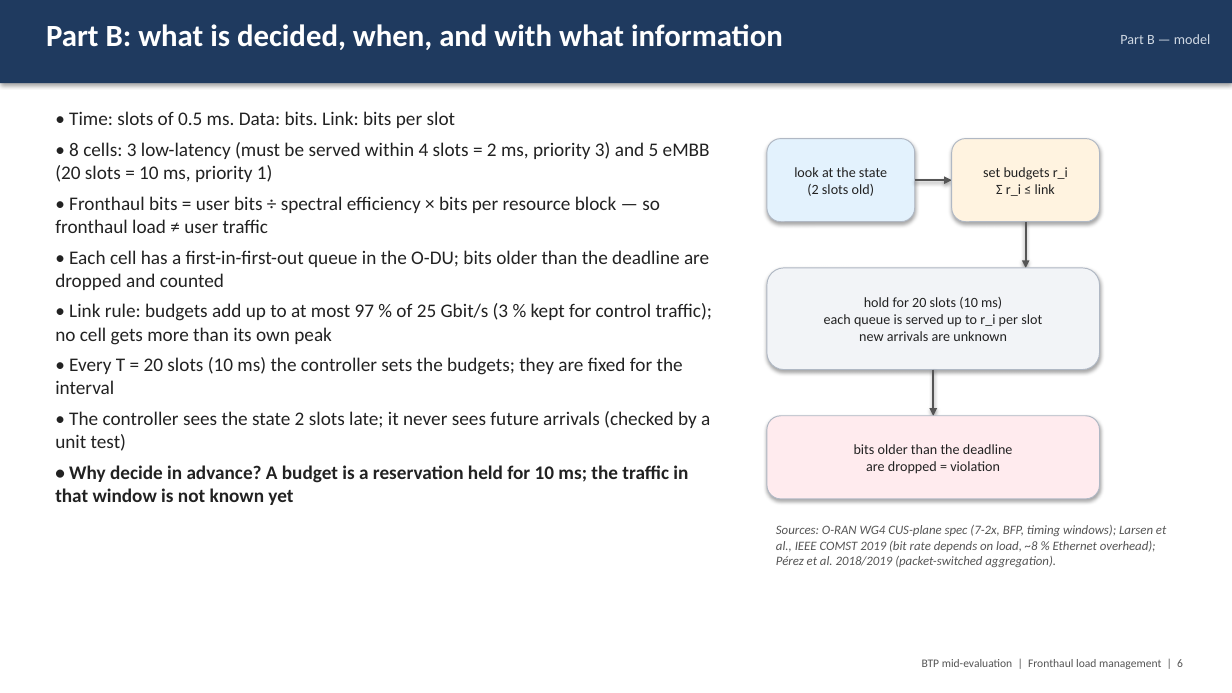
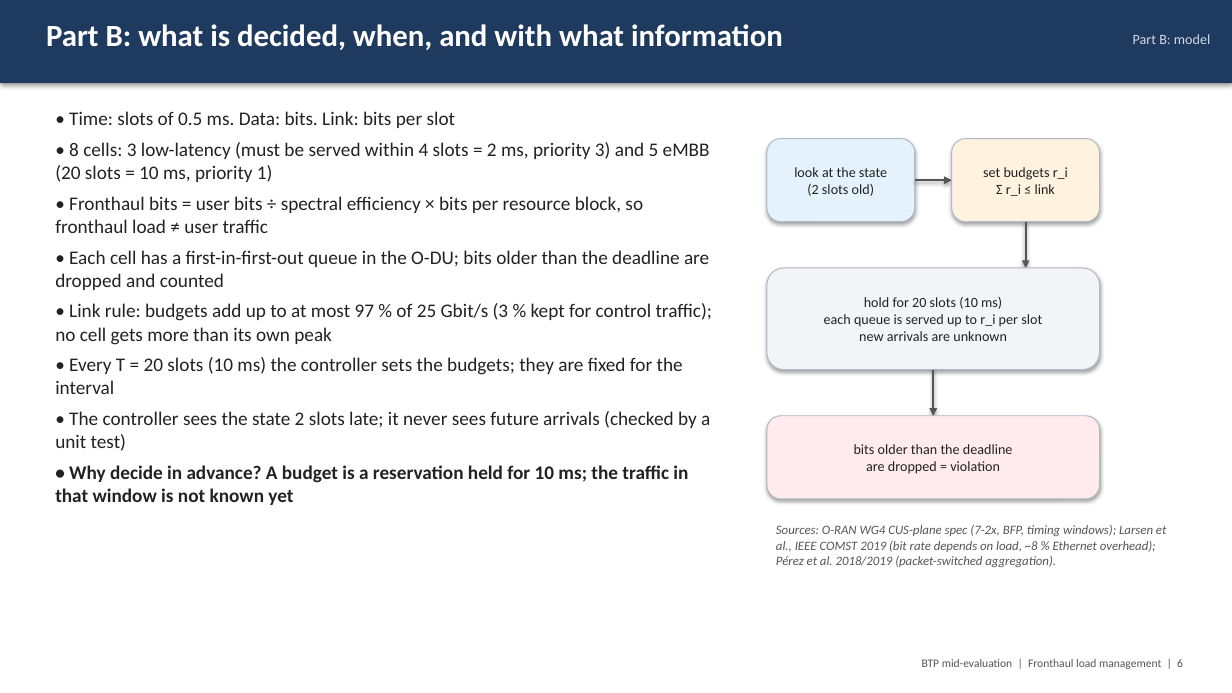
Before and after one commit to Harshvardhan-To1/BTP, a slide deck: slide 6 of docs/fhlm/BTP_midterm_fronthaul_load_management.pptx. Drawn at 1232x693 pixels with LibreOffice and Linux fonts; fonts in the diff are those of the drawing. Boxes give left, top, right and bottom in pixels: in the first picture for what was removed or moved away, otherwise in the second. Text is boxed around its words. In the diff, an @@ line names an element or a change of style, - is before the commit and + after.

```diff
--- a/docs/fhlm/BTP_midterm_fronthaul_load_management.pptx
+++ b/docs/fhlm/BTP_midterm_fronthaul_load_management.pptx
@@ text at <box>1133,34,1210,44</box>: text changed @@
-Part B — model
+Part B: model
@@ text at <box>55,196,643,233</box>: text changed @@
-• Fronthaul bits = user bits ÷ spectral efficiency × bits per resource block — so fronthaul load ≠ user traffic
+• Fronthaul bits = user bits ÷ spectral efficiency × bits per resource block, so fronthaul load ≠ user traffic
```
Also in this commit, not shown: 19 other slides changed, 22 other files.
